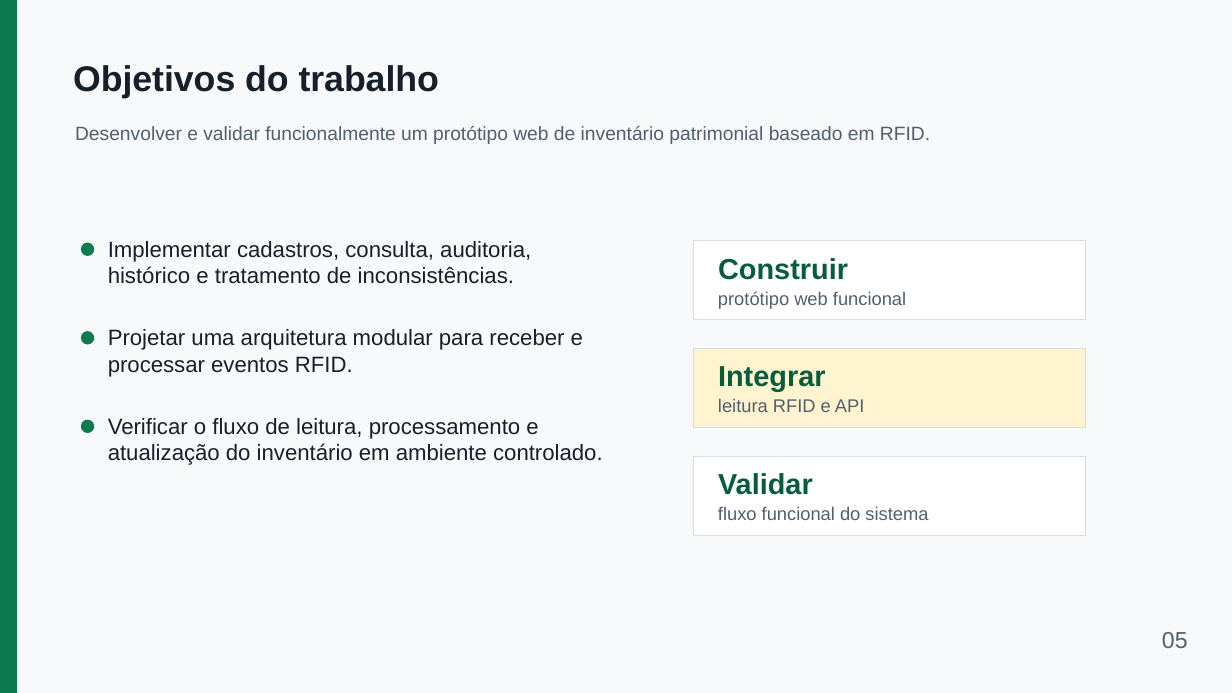
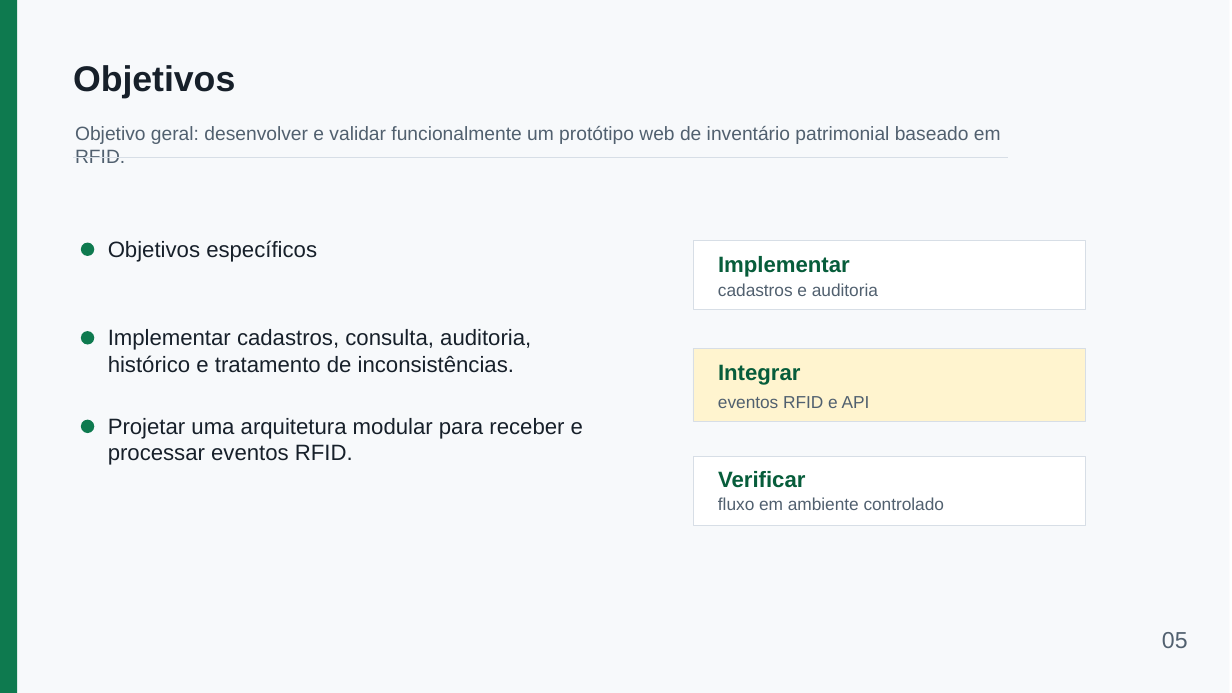
Before and after one commit to EzekLobo/InventoryRFID, a slide deck: slide 5 of docs/tcc/apresentacao-inventoryrfid-15min.pptx. Drawn at 1232x693 pixels with LibreOffice and Linux fonts; fonts in the diff are those of the drawing. Boxes give left, top, right and bottom in pixels: in the first picture for what was removed or moved away, otherwise in the second. Text is boxed around its words. In the diff, an @@ line names an element or a change of style, - is before the commit and + after.

```diff
--- a/docs/tcc/apresentacao-inventoryrfid-15min.pptx
+++ b/docs/tcc/apresentacao-inventoryrfid-15min.pptx
@@ text at (73, 65, 235, 98): text changed @@
-Objetivos do trabalho
+Objetivos
@@ text at (75, 126, 1001, 163): text changed @@
-Desenvolver e validar funcionalmente um protótipo web de inventário patrimonial baseado em RFID.
+Objetivo geral: desenvolver e validar funcionalmente um protótipo web de inventário patrimonial baseado em RFID.
@@ line added from (73, 158) to (1008, 158), #D7DEE6 0.8 pt @@
@@ text added at (108, 240, 317, 262), 17.2 pt, text #17202A @@
+Objetivos específicos
@@ rectangle: place and size @@
-rectangle at (693, 240, 1086, 319)
+rectangle at (693, 240, 1086, 310)
@@ text at (718, 256, 850, 277): text changed; size 22.5 to 17.2 pt @@
-Construir
+Implementar
@@ text removed at (718, 291, 906, 309) @@
-protótipo web funcional
@@ text added at (718, 283, 878, 296), 13.5 pt, text #51606F @@
+cadastros e auditoria
@@ text "Implementar cadastros, consulta, auditoria, histórico ...": place and size @@
-text "Implementar cadastros, consulta, auditoria, histórico ..." at (108, 241, 531, 284)
+text "Implementar cadastros, consulta, auditoria, histórico ..." at (108, 329, 531, 373)
@@ rectangle: place and size @@
-rectangle at (693, 348, 1086, 427)
+rectangle at (693, 348, 1086, 421)
@@ text "Integrar" at (718, 364, 800, 385): size 22.5 to 17.2 pt @@
@@ text "Projetar uma arquitetura modular para ...": place and size @@
-text "Projetar uma arquitetura modular para ..." at (108, 329, 583, 377)
+text "Projetar uma arquitetura modular para ..." at (108, 418, 583, 465)
@@ text removed at (108, 418, 603, 465) @@
-Verificar o fluxo de leitura, processamento e atualização do inventário em ambiente controlado.
@@ text at (718, 396, 870, 408): text changed; size 14.2 to 13.5 pt @@
-leitura RFID e API
+eventos RFID e API
@@ rectangle: place and size @@
-rectangle at (693, 457, 1086, 535)
+rectangle at (693, 457, 1086, 526)
@@ text at (718, 471, 805, 488): text changed; size 22.5 to 17.2 pt @@
-Validar
+Verificar
@@ text at (718, 497, 945, 510): text changed; size 14.2 to 13.5 pt @@
-fluxo funcional do sistema
+fluxo em ambiente controlado
```
Also in this commit, not shown: 10 other slides changed, 2 slides added, 3 slides removed, 2 other files.
